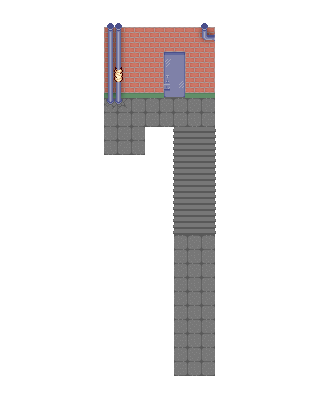
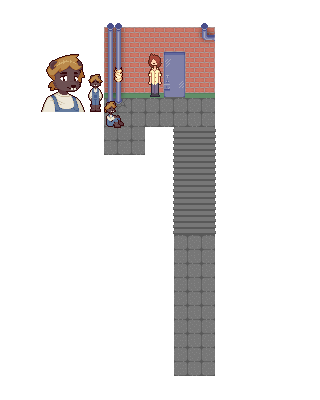
Layer changes from the first 320px x 400px image to the second:
renamed "Layer2" to "Layer11", moved it above "Layer10", painted on it over [41, 53, 162, 128]
added layer "Layer2" above "Layer9" over [107, 53, 162, 104]
